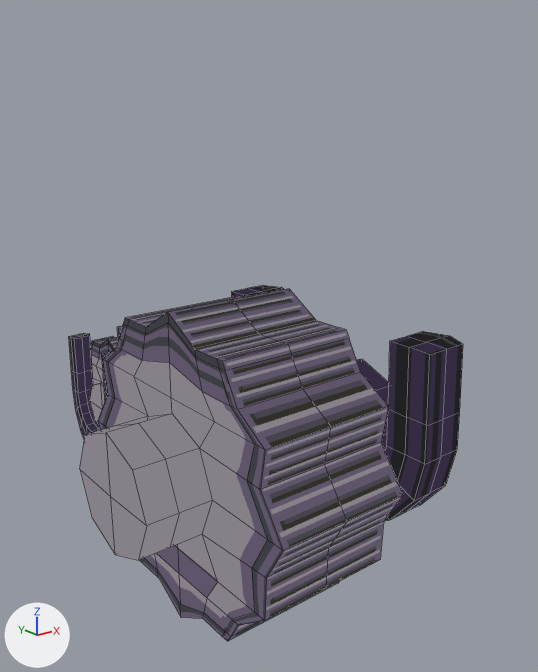
The Blender file Assets/ExpandedStationA/spacePortCorridorDetails.blend as it was, and as the next commit left it.
Rendered twice from a camera (50 mm lens) standing at (-7.69, -0.89, 11.07) and looking at (0.7, 9.6, 6.87). Every picture has the same lights, and +X, +Y and +Z are marked at lower left. Mesh edges are drawn as thin lines.
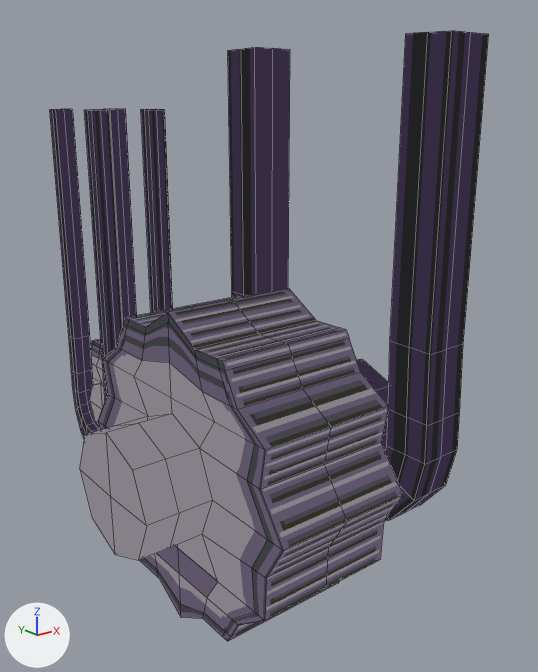
What differs and where, as boxes [x1, y1, x2, y2] in the pictures (538 x 672 px):
'Cube.003', reshaped (13% wider, 107% taller)
    before: [232, 285, 463, 521]
    after: [228, 31, 489, 521]
'Cube.005', reshaped
    before: [69, 333, 110, 438]
    after: [50, 109, 123, 438]
'Cube.004', reshaped
    before: [117, 326, 122, 337]
    after: [103, 109, 173, 324]
part 1 of me_cube_005, built on
    before: [233, 285, 463, 354]
    after: [228, 31, 489, 354]
part 2 of me_cube_006, built on (purple)
    after: [103, 109, 173, 324]
part 3 of me_cube_007, built on
    before: [69, 333, 110, 356]
    after: [50, 109, 123, 356]

The change, as a list of edits to the scene's bpy script:
```text
Change me_cube_005:
    used by ob_cube_003; location = (1.75, 8.97, 3.78); scale = (-13.6, -13.6, -13.6)
    remove me_cube_005.from_pydata(...)  # 122 vertices, 120 faces; spans x -0.044..0.031, y -0.201..0.201, z -0.256..0.031
    add me_cube_005.from_pydata(...)  # 138 vertices, 136 faces; spans x -0.044..0.031, y -0.201..0.201, z -0.607..0.031
    me_cube_005 part 1
    2 vertices are removed from x 0.0, y -0.166..0.166, z -0.255
    8 faces are deleted
    6 vertices are added at (-0.044, -0.166, -0.607), (0.031, -0.166, -0.607), (-0.044, 0.166, -0.607), (0.031, 0.166, -0.607), (0.0, -0.166, -0.607), (0.0, 0.166, -0.607)
    12 new vertices lie (0.0, 0.0, -0.351) away from vertices in x -0.031..0.031, y -0.197..0.197, z -0.256..-0.255
    24 new faces join them
Change me_cube_006:
    used by ob_cube_004; location = (0.05, 13.2, 3.86); scale = (-13.6, -9.35, -13.6)
    remove me_cube_006.from_pydata(...)  # 130 vertices, 128 faces; spans x -0.018..0.014, y -0.103..0.103, z -0.169..0.021
    add me_cube_006.from_pydata(...)  # 146 vertices, 144 faces; spans x -0.018..0.014, y -0.103..0.103, z -0.52..0.021
    me_cube_006 part 2
    2 vertices are removed from x 0.001, y -0.085..0.085, z -0.168
    8 faces are deleted
    6 vertices are added at (-0.018, -0.085, -0.52), (0.014, -0.085, -0.52), (-0.018, 0.085, -0.52), (0.014, 0.085, -0.52), (0.001, -0.085, -0.52), (0.001, 0.085, -0.52)
    12 new vertices lie (0.0, 0.0, -0.351) away from vertices in x -0.012..0.014, y -0.101..0.101, z -0.169..-0.168
    24 new faces join them
Change me_cube_007:
    used by ob_cube_005; location = (-1.13, 13.2, 3.86); scale = (-13.6, -9.35, -13.6)
    remove me_cube_007.from_pydata(...)  # 130 vertices, 128 faces; spans x -0.018..0.014, y -0.103..0.103, z -0.169..0.021
    add me_cube_007.from_pydata(...)  # 146 vertices, 144 faces; spans x -0.018..0.014, y -0.103..0.103, z -0.52..0.021
    me_cube_007 part 3
    2 vertices are removed from x 0.001, y -0.085..0.085, z -0.168
    8 faces are deleted
    6 vertices are added at (-0.018, -0.085, -0.52), (0.014, -0.085, -0.52), (-0.018, 0.085, -0.52), (0.014, 0.085, -0.52), (0.001, -0.085, -0.52), (0.001, 0.085, -0.52)
    12 new vertices lie (0.0, 0.0, -0.351) away from vertices in x -0.012..0.014, y -0.101..0.101, z -0.169..-0.168
    24 new faces join them
```
